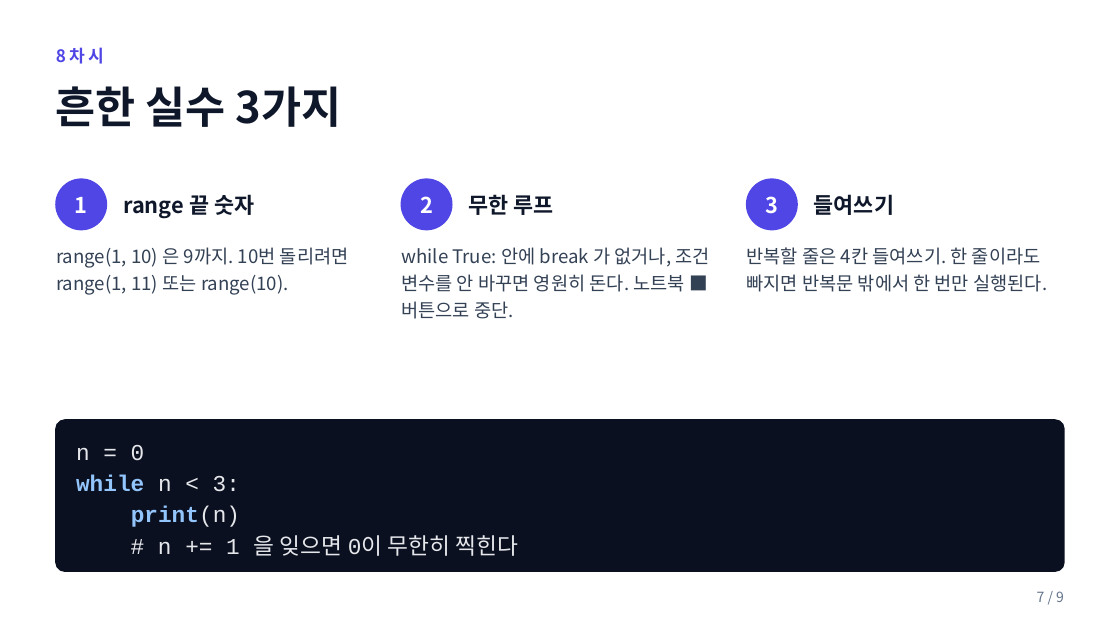
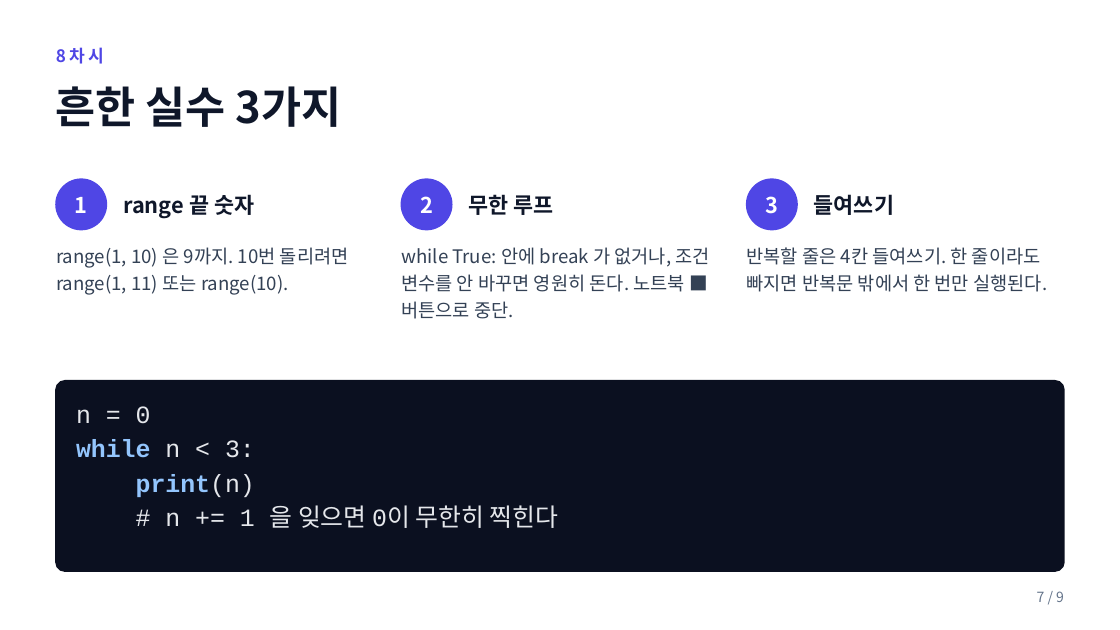
Before and after one commit to ChungChiweon/aice-quest, a slide deck: slide 7 of 강의자료/08차시_for_while_break.pptx. Drawn at 1120x630 pixels with LibreOffice and Linux fonts; fonts in the diff are those of the drawing. Boxes give left, top, right and bottom in pixels: in the first picture for what was removed or moved away, otherwise in the second. Text is boxed around its words. In the diff, an @@ line names an element or a change of style, - is before the commit and + after.

```diff
--- a/강의자료/08차시_for_while_break.pptx
+++ b/강의자료/08차시_for_while_break.pptx
@@ rounded rectangle: place and size @@
-rounded rectangle at box(56, 420, 1064, 571)
+rounded rectangle at box(56, 381, 1064, 571)
@@ rounded rectangle at box(56, 381, 1064, 571): proportions changed @@
@@ text "n = 0": place and size @@
-text "n = 0" at box(76, 445, 518, 556)
+text "n = 0" at box(76, 406, 559, 528)
@@ text "n = 0" at box(76, 406, 559, 528): size 14.6 to 16 pt @@
```
Also in this commit, not shown: 4 other files.
